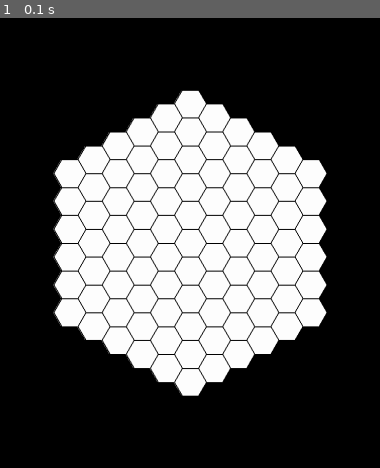
Above: before the commit, frame 1.
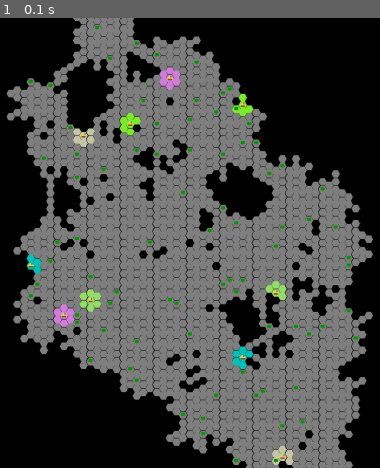
Above: after the commit, the same moment.

Repository: Nicky5/matura
Game: pygame game, started from pygame/main.py
Same seed, same stepped clock (60 frames per second), same inputs: the game is played once before the commit and once after it.
Inputs:
- Up to frame 1 (0.1 s): no input

The runs differ from the first frame. In frame 1, 61% of the frame differs, in the area x 1-99%, y 0-100%.

Commit message:
basic hexagon generation and rendering

Diff:
--- a/pygame/main.py
+++ b/pygame/main.py
@@ -7,11 +7,13 @@
 from collections import namedtuple
 from shapely.geometry import Polygon
 
+Cube = namedtuple('Cube', ['q', 'r', 's'])
+Axel = namedtuple('Axel', ['q', 'r'])
 tiles = namedtuple('tiles', ['n', 'ne', 'se', 's', 'sw', 'nw'])
 Point = namedtuple('Point', ['x', 'y'])
 
-size = 32
-ringnum = 5
+size = 8
+ringnum = 20
 hexes = []
 
 frame = 1792, 896
@@ -19,69 +21,408 @@
 pygame.display.set_caption('killer')
 
 start_time = time.time() - 0.5
+
+offset = 1792/2, 896/2
+scale = 1
 
 drag = False
 startpoint = 0, 0
-lastoffset = 1792/2, 896/2
-
-offset = 1792/2, 896/2
-scale = 1
-
-mouse = False
+lastoffset = offset
+
+pieces = [
+	"soldier",
+	"farm",
+	"tree",
+	"HQ",
+	"tower"
+]
+
+class Game:
+	def __init__(self):
+		self.hexes = []
+		self.players = [Player(), Player(), Player(), Player(), Player()]
+
+	def generate_map(self, ringnum, size):
+		# for r in range(-ringnum, ringnum+1):
+		# 	if r < 0:
+		# 		for q in range(-(r+ringnum), 0):
+		# 			self.hexes.append(Hexagon.from_axel(q, r, size))
+		# 		for q in range(ringnum+1):
+		# 			self.hexes.append(Hexagon.from_axel(q, r, size))
+		# 	elif r == 0:
+		# 		for q in range(-ringnum, ringnum+1):
+		# 			self.hexes.append(Hexagon.from_axel(q, r, size))
+		# 	elif r > 0:
+		# 		for q in range(-ringnum, 0):
+		# 			self.hexes.append(Hexagon.from_axel(q, r, size))
+		# 		for q in range(ringnum-r+1):
+		# 			self.hexes.append(Hexagon.from_axel(q, r, size))
+
+		island = namedtuple('island', ['center', 'hexes', 'bridges'])
+		island_num = 70
+		map_boundary =  int(math.log(island_num+3, 1.2))
+		island_min_rad = 2
+		island_max_rad = 5
+		island_random_point_chance = 0.40
+		islands = []
+		for i in range(island_num):
+
+			is_hexes = []
+
+			island_center = Axel(0, 0)
+			greenlit = False
+			while not greenlit and not len(islands) == 0:
+				island_center = Axel(random.randint(-map_boundary,  map_boundary), random.randint(-map_boundary,  map_boundary))
+				for center in islands:
+					if island_center.q != center.center.q or island_center.r != center.center.r:
+						greenlit = True
+
+			is_hexes += axial_spiral(island_center, island_min_rad)
+
+			# if i == 0 or i == 1:
+			# 	island_center = Axel(0, 0)
+
+			for ring in range(island_min_rad, island_max_rad):
+				r = axial_ring(island_center, ring)
+				points = random.choices(r, k=int(len(r)*island_random_point_chance))
+				for point in points:
+					line = axial_linedraw(island_center, point)
+					for i in line:
+						if is_hexes.count(i) == 0:
+							is_hexes.append(i)
+			islands.append(island(island_center, is_hexes, []))
+
+		# for isl in islands:
+		# 	distances = [0, 0, 0]
+		# 	for i in islands:
+		# 		if isl == i and i.bridges.count(isl) != 0:
+		# 			continue
+
+		# 		distance = axial_distance(i.center, isl.center)
+		# 		if distance <= island_min_rad*2:
+		# 			continue
+		# 		if distance <= island_max_rad*2:
+		# 			line = axial_linedraw(i.center, isl.center)
+		# 			for hex in line:
+		# 				if hex not in i.hexes and hex not in isl.hexes:
+		# 					isl.hexes.append(hex)
+		# 		else:
+		# 			for dist in range(len(distances)):
+		# 				if distance > distances[dist]:
+		# 					distances.pop(2)
+		# 					distances = distances[0:dist] + [distance] + distances[dist:2]
+		# 					isl.bridges.pop(2)
+		# 					isl = isl._replace(bridges=isl.bridges[0:dist] + [i] + isl.bridges[dist:2])
+
+		linked = []
+
+		for isl in islands:
+			max_distance = 0
+			for i in islands:
+				if isl == i and i.bridges.count(isl) != 0:
+					continue
+
+				distance = axial_distance(i.center, isl.center)
+
+				if distance <= island_min_rad*2:
+					linked.append((isl, i))
+					continue
+				elif distance <= island_max_rad*2:
+					linked.append((isl, i))
+					line = axial_linedraw(i.center, isl.center)
+					for hex in line:
+						if hex not in i.hexes and hex not in isl.hexes:
+							isl.hexes.append(hex)
+					continue
+				else:
+					isl = isl._replace(bridges=isl.bridges + [(i, distance)])
+
+			isl = isl._replace(bridges=sorted(isl.bridges, key=lambda x: x[1]))
+			if len(isl.bridges) > 3:
+				isl = isl._replace(bridges=isl.bridges[:3])
+
+			for i in isl.bridges:
+				if i is None:
+					continue
+				line = axial_linedraw(i[0].center, isl.center)
+				for hex in line:
+					if hex not in i[0].hexes and hex not in isl.hexes:
+						isl.hexes.append(hex)
+
+
+
+		tree_chance = 0.05
+
+		transferred_hexes = [Axel(0, 0)]
+		for isl in islands:
+			for i in isl.hexes:
+				if not transferred_hexes.count(i):
+					self.hexes.append(Hexagon.from_axel(i, size))
+					transferred_hexes.append(i)
+					if random.random() < tree_chance:
+						self.hexes[-1].contains = "tree"
+
+		provinces = 10
+		spawndeterrent = 0.0005
+
+		province_centers = [random.choice(self.hexes)]
+		for i in range(provinces-1):
+			greenlit = False
+			hex = None
+			while not greenlit:
+				hex = random.choice(self.hexes)
+				dist = axial_distance(province_centers[0].axel, hex.axel)
+				for i in province_centers[0:]:
+					new = axial_distance(province_centers[0].axel, hex.axel)
+					if new < dist:
+						dist = new
+				if (rand := random.random()) < (spawndeterrent * dist):
+					greenlit = True
+				# print(dist, spawndeterrent * dist, rand, greenlit)
+			province_centers.append(hex)
+
+		for center in province_centers:
+			if center is None:
+				print("wtf pls no")
+				continue
+			center.contains = "HQ"
+			prov = Province(center, self.get_hexes(axial_neighbors(center))+[center])
+			player = self.players[province_centers.index(center) % len(self.players)]
+			player.provinces.append(prov)
+			prov.player = player
+			prov.provincify(prov.tiles)
+			print(prov.tiles)
+
+			# self.players[]
+
+
+
+
+
+
+
+
+	def render(self):
+		for hex in self.hexes:
+			w, h = pygame.display.get_surface().get_size()
+			if -scale*size < hex.center.x * scale + offset[0] < w+scale*size and -scale*size < hex.center.y * scale + offset[1] < h+scale*size:
+				hex.render(screen)
+
+	def get_hex(self, axel):
+		for x in self.hexes:
+		    if axel.q == x.q and axel.r == x.r:
+		    	return x
+
+	def get_hexes(self, axels):
+		hexes = []
+		for axel in axels:
+			for x in self.hexes:
+			    if axel.q == x.q and axel.r == x.r:
+			    	hexes.append(x)
+			    	break
+		return hexes
+
+
+
+class Player:
+	def __init__(self):
+		self.provinces = []
+		self.selected_town = None
+		self.color = (random.randint(0, 256), random.randint(0, 256), random.randint(0, 256))
+
+class Province:
+	def __init__(self, HQ, tiles):
+		self.HQ = HQ
+		self.tiles = tiles
+		self.cash = 0
+		self.income = 0
+		self.farms = 0
+		self.trees = 0
+		self.units = []
+		self.player = None
+
+	def provincify(self, hexes):
+		for hex in range(len(hexes)):
+			hexes[hex].province = self
+
+	def deprovincify(self, hexes):
+		for hex in range(len(hexes)):
+			hexes[hex].province = None
+
 class Hexagon:
 
 	def __init__(self):
 		self.index = -2
 		self.q = 0
 		self.r = 0
-		self.points: any
-		self.center: any
+		self.points: list
+		self.center: Point
 		self.size: any
-		self.triangleheight: any
-
-		self.tiles = [None, None, None, None, None, None]
+		self.axel: Axel
+
+		self.enabled = True
+		self.owner = None
+		self.contains = None
+		self.level = 0
+		self.protection = 0
+		self.selected = False
+		self.province = None
 
 	@staticmethod
-	def from_size_and_center(i, l, x, y):
-		"""
-		Create a hexagon centered on (x, y)
-		:param l: length of the hexagon's edge
-		:param x: x-coordinate of the hexagon's center
-		:param y: y-coordinate of the hexagon's center
-		:return: The polygon containing the hexagon's coordinates
-		"""
+	def from_axel(axel, size):
 		poly = Hexagon()
-		poly.index = i
-		poly.points = [Point(round(x + math.cos(math.radians(angle)) * l, 3), round(y + math.sin(math.radians(angle)) * l, 3)) for angle in range(0, 360, 60)]
-		poly.center = Point(round(x, 3), round(y, 3))
-		poly.size = l
-		poly.triangleheight = math.sqrt(l**2 - (l/2)**2)
-		return poly
-
-	def from_axial_point(q, r, size):
-		poly = Hexagon()
-		poly.center = Point(round(size * (3./2 * q), 3), round(size * (sqrt(3)/2 * q + sqrt(3) * r), 3))
+		poly.axel = axel
+		poly.q = poly.axel.q
+		poly.r = poly.axel.r
+		poly.center = Point(round(1.1*size * (3./2 * poly.q), 3), round(1.1*size * (sqrt(3)/2 * poly.q + sqrt(3) * poly.r), 3))
 		poly.points = [Point(round(poly.center.x + math.cos(math.radians(angle)) * size, 3), round(poly.center.y + math.sin(math.radians(angle)) * size, 3)) for angle in range(0, 360, 60)]
 		poly.size = size
-		poly.triangleheight = math.sqrt(size**2 - (size/2)**2)
 		return poly
 
-	def render(self, screen, color=(255, 255, 255), width=0):
-		points = [((i.x*scale) + offset[0], (i.y*scale) + offset[1]) for i in self.points]
+	def render(self, screen):
+		if self.province is None:
+			color = (128, 128, 128)
+		else:
+			color = self.province.player.color
+
+		points = [(((i.x*scale) + offset[0]), ((i.y*scale) + offset[1])) for i in self.points]
 		pygame.draw.polygon(screen, color, points)
-		pygame.draw.polygon(screen, (0, 0, 0), points, width)
-
-
-	# def get_ring(self):
-	# 	i = 0
-	# 	while ((i ** 2 + i)//2) * 6 < a+1:
-	# 		i += 1
-	# 	return i
-
-	def flat_hex_to_pixel(self):
-		x = self * (3./2 * self.q)
-		y = self * (sqrt(3)/2 * self.q  +  sqrt(3) * self.r)
-		return Point(x, y)
+		side = scale*size
+		if self.level:
+			rec = pygame.Rect((points[2][0], points[2][1]-(side/3)), (side/4*self.level, side/3))
+			screen.fill((153, 153, 0), rec)
+		if self.contains == "soldier":
+			where_you_hold_the_axe_i_cant_remember_the_term = pygame.Rect((points[2][0]+side/3, points[4][1]+side/5), (side/10, side))
+			blade = [(points[4][0]+side/10, points[4][1]+side/2),
+						(points[5][0]-side/5, points[0][1]),
+						(points[5][0]-side/5, points[5][1]+side/5)]
+			screen.fill((153, 76, 0), where_you_hold_the_axe_i_cant_remember_the_term)
+			pygame.draw.polygon(screen, (80, 80, 80), blade)
+		if self.contains == "tree":
+			stem = pygame.Rect((points[2][0]+(side/5*2), points[3][1]), (side/5, side/2))
+			bush = pygame.Rect((points[4][0], points[5][1]+(side/3)), (side, side/5*4))
+			screen.fill((153, 76, 0), stem)
+			screen.fill((0, 153, 0), bush)
+		if self.contains == "tower":
+			stem = pygame.Rect((points[2][0]+(side/4), points[3][1]-(side/2)), (side/2, side))
+			top = pygame.Rect((points[2][0], points[4][1]+(side/3)), (side, side/4))
+			teeth = [
+				pygame.Rect((points[4][0], points[4][1]+(side/5)), (side/5, side/5)),
+				pygame.Rect((points[4][0]+(side/5*2), points[4][1]+(side/5)), (side/5, side/5)),
+				pygame.Rect((points[4][0]+(side/5*4), points[4][1]+(side/5)), (side/5, side/5)),
+			]
+			screen.fill((80, 80, 80), stem)
+			screen.fill((50, 50, 50), top)
+			for i in teeth:
+				screen.fill((50, 50, 50), i)
+		if self.contains == "farm":
+			trapez = [(points[0][0]-(side/4), points[0][1]), (points[4][0] - (side/4), points[0][1]), (points[4][0]+(side/4), points[4][1]+side/4), (points[5][0]-(side/4), points[5][1]+side/4)]
+			base = pygame.Rect((points[2][0], points[0][1]), (side, side/2))
+			screen.fill((153, 76, 0), base)
+			pygame.draw.polygon(screen, (229, 209, 107), trapez)
+		if self.contains == "HQ":
+			trapez = [(points[0][0]-(side/4), points[0][1]), (points[4][0] - (side/4), points[0][1]), (points[4][0]+(side/4), points[4][1]+side/4), (points[5][0]-(side/4), points[5][1]+side/4)]
+			base = pygame.Rect((points[2][0], points[0][1]), (side, side/2))
+			cimney = pygame.Rect((points[5][0]-(side/3), points[5][1]+(side/4)), (side/4, side/2))
+			screen.fill((153, 76, 0), base)
+			pygame.draw.polygon(screen, (229, 209, 107), trapez)
+			screen.fill((100, 100, 100), cimney)
+		# pygame.draw.polygon(screen, (0, 0, 0), points, width)
+
+	def __str__(self):
+		return f"(q={self.q}, r={self.r}) {self.level}"
+
+def cube_round(frac):
+    q = round(frac.q)
+    r = round(frac.r)
+    s = round(frac.s)
+
+    q_diff = abs(q - frac.q)
+    r_diff = abs(r - frac.r)
+    s_diff = abs(s - frac.s)
+
+    if q_diff > r_diff and q_diff > s_diff:
+        q = -r-s
+    elif r_diff > s_diff:
+        r = -q-s
+    else:
+        s = -q-r
+
+    return Cube(q, r, s)
+
+def cube_to_axial(cube):
+    q = cube.q
+    r = cube.r
+    return Axel(q, r)
+
+def axial_to_cube(hex):
+    q = hex.q
+    r = hex.r
+    s = -q-r
+    return Cube(q, r, s)
+
+axial_direction_vectors = [
+    Axel(+1, 0), Axel(+1, -1), Axel(0, -1),
+    Axel(-1, 0), Axel(-1, +1), Axel(0, +1),
+]
+
+def axial_direction(direction):
+    return axial_direction_vectors[direction]
+
+def axial_add(hex, vec):
+    return Axel(hex.q + vec.q, hex.r + vec.r)
+
+def axial_neighbor(hex, direction):
+    return axial_add(hex, axial_direction(direction))
+
+def axial_neighbors(hex):
+	n = []
+	for i in axial_direction_vectors:
+		n.append(axial_add(hex, i))
+	return n
+
+def axial_scale(hex, factor):
+    return Axel(hex.q * factor, hex.r * factor)
+
+def axial_ring(center, radius):
+    results = []
+    # this code doesn't work for radius == 0; can you see why?
+    hex = axial_add(center, axial_scale(axial_direction(4), radius))
+    for i in range(0, 6):
+        for _ in range(0, radius):
+            results.append(hex)
+            hex = axial_neighbor(hex, i)
+    return results
+
+def axial_spiral(center, radius):
+    results = [center]
+    for k in range(1, radius+1):
+        results += axial_ring(center, k)
+    return results
+
+def lerp(a, b, t): # for floats
+    return a + (b - a) * t
+
+def axial_distance(a, b):
+    return int((abs(a.q - b.q)
+              + abs(a.q + a.r - b.q - b.r)
+              + abs(a.r - b.r)) / 2)
+
+def axial_round(hex):
+    return cube_to_axial(cube_round(axial_to_cube(hex)))
+
+def axial_lerp(a, b, t): # for hexes
+    return Axel(lerp(a.q, b.q, t),
+                lerp(a.r, b.r, t))
+
+def axial_linedraw(a, b):
+    N = axial_distance(a, b)
+    results = []
+    for i in range(0, N+1):
+        results.append(axial_round(axial_lerp(a, b, 1.0/N * i)))
+    return results
+
+
 def tuple_add(tuple1, tuple2):
 	return tuple1[0] + tuple2[0], tuple1[1] + tuple2[1]
 
@@ -94,52 +435,10 @@
 def point_are_close(a, b):
 	return (math.isclose(a.x, b.x) and math.isclose(a.y, b.y))
 
-def generate_hexes(ringnum, size):
-	global hexes
-
-	for r in range(-ringnum, ringnum+1):
-		qdinates = []
-		if r < 0:
-			for q in range(-(r+ringnum), 0):
-				qdinates.append(Hexagon.from_axial_point(q, r, size))
-			for q in range(ringnum+1):
-				qdinates.append(Hexagon.from_axial_point(q, r, size))
-		elif r == 0:
-			for q in range(-ringnum, ringnum+1):
-				qdinates.append(Hexagon.from_axial_point(q, r, size))
-		elif r > 0:
-			for q in range(-ringnum, 0):
-				qdinates.append(Hexagon.from_axial_point(q, r, size))
-			for q in range(ringnum-r+1):
-				qdinates.append(Hexagon.from_axial_point(q, r, size))
-		hexes.append(qdinates)
-
-
-
-	# center = Hexagon.from_size_and_center(-1, size, 0, 0)
-	# for ring in range(ringnum):
-	# 	points = [Point(center.center.x + math.sin(math.radians(angle)) * (center.size * 2), center.center.y + math.cos(math.radians(angle)) * (center.size * 2)) for angle in range(0, 360, 60)]
-	# 	if ring > 0:
-	# 		for p in range(len(points)):
-	# 			hexes.append(points[p])
-	# 			A = points[p]
-	# 			B = points[p+1] if p < 5 else points[0]
-	# 			xdiff = (A.x - B.x) / (ring + 1)
-	# 			ydiff = (A.y - B.y) / (ring + 1)
-	# 			for i in range(ringnum):
-	# 				hexes.append(Point(A.x + (xdiff * i), A.y + (ydiff * i)))
-	# 	else:
-	# 		hexes = points
-
-	# for hex in range(len(hexes)):
-	# 	hexes[hex] = Hexagon.from_size_and_center(hex, size, hexes[hex].x, hexes[hex].y)
-
-# def print_hexes():
-# 	for i in hexes:
-# 		print(i.index, [x.index if x is not None else None for x in i.tiles ])
-
-generate_hexes(ringnum, size)
-
+game = Game()
+game.generate_map(ringnum, size)
+# for i in game.hexes:
+# 	print(i)
 
 running = True
 # running = False
@@ -167,7 +466,6 @@
 		elif event.type == pygame.MOUSEBUTTONUP:
 			if event.button == 2:
 				lastoffset = offset
-				# offset = 0, 0
 				drag = False
 			if event.button == 4:
 				scale *= 1.1
@@ -183,9 +481,8 @@
 				running = False
 
 	if elapsed_time > 0.1:
+		game.render()
 		# hexagon = Hexagon.from_size_and_center(200, frame[0]/2, frame[1]/2)
-		for q in hexes:
-			for r in q:
-				r.render(screen, width=2)
+
 		pygame.display.update()
 		screen.fill((0,0,0))
Not shown, changed: WorkHours.ods
